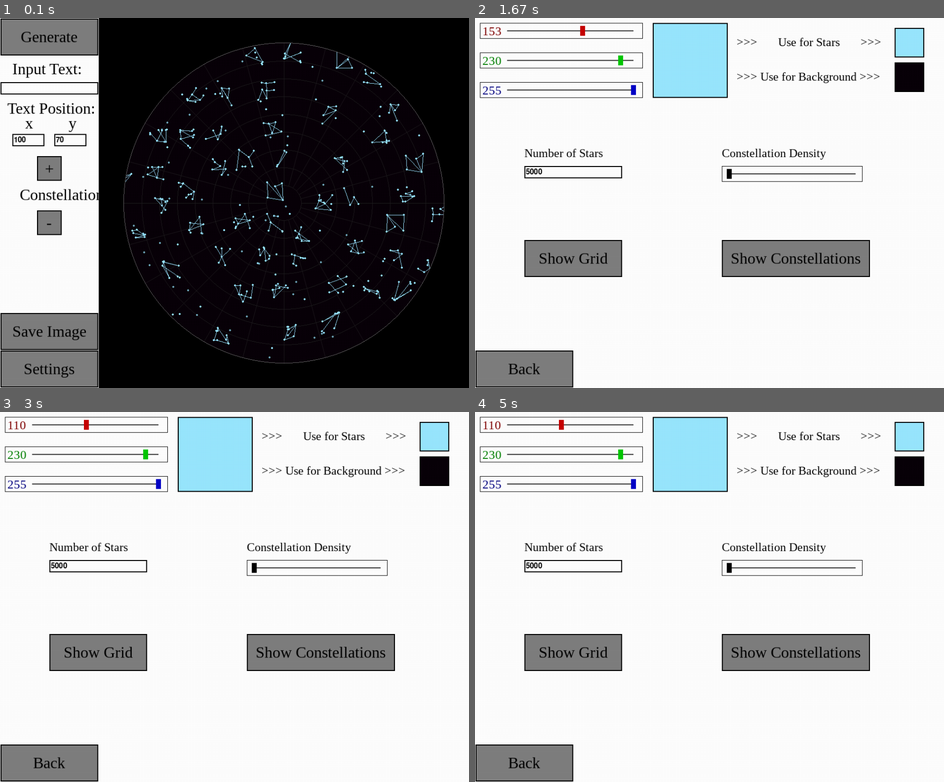
Above: before the commit, frames 1-4 (two rows, left to right).
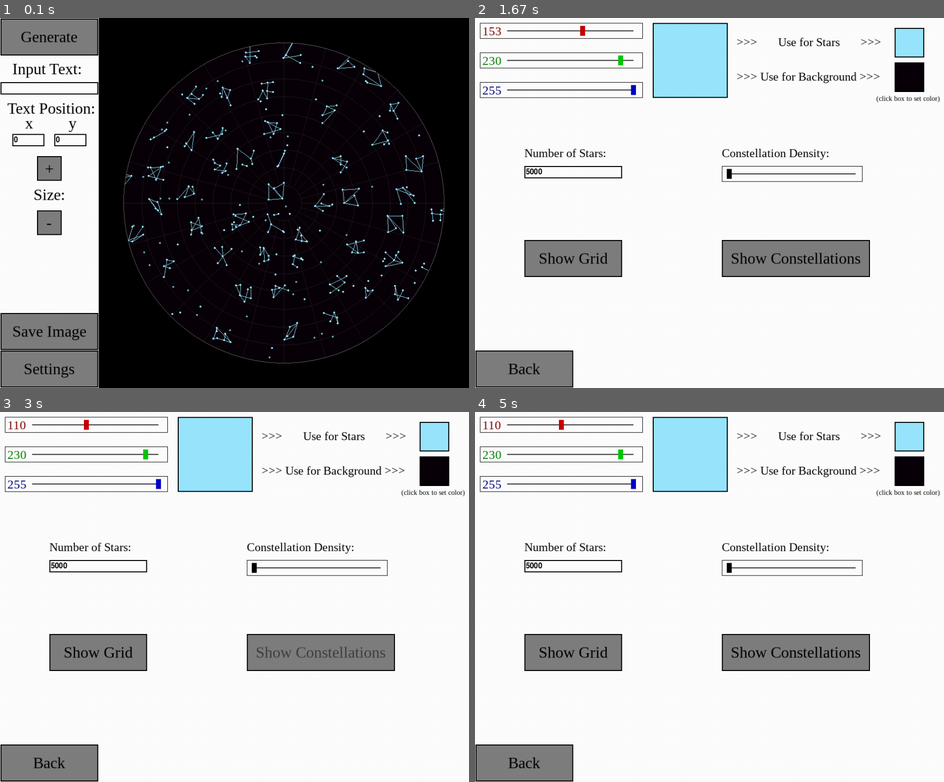
Above: after the commit, the same moments.

Repository: stephenfinch/Star-Map-Generator_v2
Game: pygame game, started from main.py
Same seed, same stepped clock (60 frames per second), same inputs: the game is played once before the commit and once after it.
Inputs (mouse positions are in pixels of both pictures, inside the frame that each line leads up to):
- Up to frame 1 (0.1 s): no input
- Up to frame 2 (1.67 s): click (521, 36) at 0.38 s; click (545, 140) at 0.73 s; click (521, 332) at 1.07 s; click (521, 369) at 1.4 s
- Up to frame 3 (3 s): click (318, 652) at 1.73 s; click (84, 423) at 2.07 s
- Up to frame 4 (5 s): click (690, 452) at 3.07 s; click (793, 652) at 4.73 s

The runs differ from the first frame. In frame 1, 3.0% of the frame differs, in the area x 2-95%, y 6-89%; in frame 2, 0.1%; in frame 3, 0.3%; in frame 4, 0.1%.

Commit message:
Update
center of text constellation now stays with the starfield boundary
random constellation list has been scrubbed of unconnected stars and repeating lines

missed note from last update:
-collision box logic was fixed

Diff:
--- a/backend.py
+++ b/backend.py
@@ -5,6 +5,8 @@
 
 root = tk.Tk()
 root.withdraw()
+root.overrideredirect(True)
+root.geometry('0x0+0+0')
 
 def perform_action(action, settings):
     if action == "reset" or action == "textString":
@@ -45,6 +47,10 @@
             get_input_object("showgrid").display_text_color = (63, 63, 63)
     elif action == "showconstellations":
         settings.show_constellations = not settings.show_constellations
+        if settings.show_constellations:
+            get_input_object("showconstellations").display_text_color = (0, 0, 0)
+        else:
+            get_input_object("showconstellations").display_text_color = (63, 63, 63)
     elif action == "textSizeUp":
         settings.text_size = min((settings.text_size + 5), settings.max_constellation_size)
         perform_action("rewrite", settings)
@@ -70,11 +76,11 @@
         if not strX:
             strX = "0"
         change_textbox("textPosX", str(int(strX)))
-        if abs(int(strX)) > 999:
+        if abs(int(strX)) > 100:
             if int(strX) < 0:
-                strX = "-999"
+                strX = "-100"
             else:
-                strX = "999"
+                strX = "100"
         change_textbox("textPosX", str(int(strX)))
         strY = ""
         posY = query_input("textPosY")
@@ -84,15 +90,17 @@
         if not strY:
             strY = "0"
         change_textbox("textPosY", str(int(strY)))
-        if abs(int(strY)) > 999:
+        if abs(int(strY)) > 100:
             if int(strY) < 0:
-                strY = "-999"
+                strY = "-100"
             else:
-                strY = "999"
+                strY = "100"
         change_textbox("textPosY", str(int(strY)))
         settings.text_location = star_map.coerce_to_center(int(strX),int(strY))
     elif action == "savefile":
         save_file()
+    elif action == "constellation_density":
+        settings.constellation_density = query_input("constellation_density")
 
 def change_textbox(textbox, string):
     textbox = get_input_object(textbox)
@@ -101,6 +109,23 @@
     textbox.text_object.update([])
 
 def save_file():
-    file_path = filedialog.asksaveasfilename(title = "Select file", filetypes = (("jpeg files","*.jpg"),("all files","*.*")))
+    #pygame.display.iconify()
+    '''
+    pygame.display.set_mode((0,0), pygame.NOFRAME, 32)
+    pygame.display.update()
+    root.deiconify()
+    root.lift()
+    root.focus_force()
+    '''
+    file_path = filedialog.asksaveasfilename(parent=root,title = "Select file", filetypes = (("jpeg files","*.jpg"),("all files","*.*")))
+    '''
+    field_x, field_y = 650, 650
+    options_width = 200
+    field_buffer = 50
+    field_inner_buffer = 5
+    screen_x, screen_y = field_x + options_width + 2 * field_buffer, field_y + 2 * field_buffer
+    DISPLAYSURF = pygame.display.set_mode((screen_x, screen_y), 0, 32)
+    pygame.display.update()
+    '''
     if file_path:
         pygame.image.save(STARFIELDSURF, file_path + ".jpg")
--- a/constellation.py
+++ b/constellation.py
@@ -83,13 +83,10 @@
                     intersections = [pt for pt, frac in zip(intersections, fraction_along_segment) if 0 <= frac <= 1]
                     if not len(intersections) == 0:
                         intersections = intersections[0]
-                        print(intersections)
                         if p1 and not p2:
                             pygame.draw.lines(main_surface, settings.star_color, False, (line[0],(int(intersections[0]),int(intersections[1]))), 1)
-                            print("1")
                         else:
                             pygame.draw.lines(main_surface, settings.star_color, False, (line[1],(int(intersections[0]),int(intersections[1]))), 1)
-                            print("2")
 
 
 
--- a/draw.py
+++ b/draw.py
@@ -83,14 +83,15 @@
     Label(text = "Input Text:", font_size = 32, pos = (25, 85)),
     Label(text = "Text Position:", font_size = 32, pos = (15, 165)),
     Label(text = "    x         y", font_size = 32, pos = (19, 195)),
-    Label(text = "Constellation Size:", font_size = 32, pos = (40, 340))
+    Label(text = "Size:", font_size = 32, pos = (68, 340))
 ]
 
 settings_label_list = [
     Label(text = ">>>       Use for Stars       >>>", font_size = 24, pos = (530, 35)),
     Label(text = ">>> Use for Background >>>", font_size = 24, pos = (530, 105)),
-    Label(text = "Number of Stars", font_size = 24, pos = (100, 260)),
-    Label(text = "Constellation Density", font_size = 24, pos = (500, 260))
+    Label(text = "(click box to set color)", font_size = 14, pos = (813, 155)),
+    Label(text = "Number of Stars:", font_size = 24, pos = (100, 260)),
+    Label(text = "Constellation Density:", font_size = 24, pos = (500, 260))
 ]
 
 def define_main_interactions():
--- a/settings.py
+++ b/settings.py
@@ -4,7 +4,7 @@
         #Main display
         self.text_input = '' #"Welcome"             #text box (maybe add numbers later)
         self.text_size = 35                      #slider
-        self.text_location = (100, 70)             #four buttons (arrows -- move the center)
+        self.text_location = (0, 0)             #four buttons (arrows -- move the center)
 
         #Options display
         self.show_constellations = True         #button --> turn on/off constellations
--- a/star_map.py
+++ b/star_map.py
@@ -1,6 +1,6 @@
 from star import Star
 from constellation import Constellation, Random_Constellation
-import random
+import random, math
 
 #create lots of star objects                                ### list_of_stars
 #use those star objets to make constellation objects
@@ -21,11 +21,14 @@
 
 
     def coerce_to_center(self, x, y):
-        newx, newy = x + self.Xcenter, y + self.Ycenter
+        newx, newy = self.Xcenter + int(x / 100 * ((self.field_x / 2) - self.field_inner_buffer)), self.Ycenter - int(y / 100 * ((self.field_y / 2) - self.field_inner_buffer))
         if self.is_in_circle(newx, newy):
             return (x, y)
         else:
-            return (0, 0)
+            angle = math.atan2((newy - self.Ycenter), (newx - self.Xcenter))
+            coercex, coercey = int(100 * math.cos(angle)), -int(100 * math.sin(angle))
+            print(coercex,coercey)
+            return (coercex, coercey)
 
     def no_overlap(self, x, y, settings):
         buffer = 10
@@ -74,8 +77,8 @@
         string_index = 0
         self.letter_spacing = constellation_size // 4
         for char in settings.text_input.upper():
-            centerX = (self.constellation_size + self.letter_spacing) * (string_index - (string_length - 1) / 2) + self.Xcenter + settings.text_location[0]
-            centerY = self.Ycenter - settings.text_location[1]
+            centerX = (self.constellation_size + self.letter_spacing) * (string_index - (string_length - 1) / 2) + int(self.Xcenter + settings.text_location[0] / 100 * ((self.field_x / 2) - self.field_inner_buffer))
+            centerY = self.Ycenter - int(settings.text_location[1] / 100 * ((self.field_y / 2) - self.field_inner_buffer))
             temp_letter_constellation = Constellation(self.constellation_size, (centerX, centerY), settings)
             temp_letter_constellation.grid_points.append(LETTER_CONSTELLATIONS.get(char)[0])
             temp_letter_constellation.grid_lines.append(LETTER_CONSTELLATIONS.get(char)[1])
@@ -138,44 +141,83 @@
         point_pair = output[0][random.randint(0, len(output[0])-1)]
         output[1].append((point, point_pair))
     return output
-
+'''
 OTHER_CONSTELLATIONS = {
     0:([3,5,11,15,21,23],[(11,23),(23,5),(21,3),(3,15)]),
     1:([1,3,4,11,13,14,23,25],[(1,3),(3,4),(3,13),(13,23),(11,13),(23,14),(14,25)]),
     2:([1,5,12,21,25],[(1,5),(1,12),(5,12),(5,21),(5,25),(21,25)]),
     3:([1,3,12,25],[(1,12),(12,3),(3,25)]),
     4:([1,3,5,13,22,24],[(1,13),(3,13),(5,13),(22,13),(24,13)]),
-    5:([[23, 5, 22, 14, 1, 26, 25], [(23, 22), (5, 14), (22, 22), (14, 1), (1, 14), (26, 1), (25, 14)]]),
-    6:([[21, 2, 19, 4, 11, 9], [(21, 9), (2, 9), (19, 19), (4, 2), (11, 2), (9, 11)]]),
-    7:([[1, 25, 19, 11, 7, 20, 7, 3, 20], [(1, 3), (25, 20), (19, 20), (11, 7), (7, 3), (20, 20), (7, 3), (3, 20), (20, 20)]]),
-    8:([[19, 21, 3, 10, 12, 25, 22, 12], [(19, 3), (21, 12), (3, 12), (10, 12), (12, 22), (25, 10), (22, 21), (12, 10)]]),
-    9:([[16, 1, 10, 17, 3, 19], [(16, 17), (1, 10), (10, 17), (17, 19), (3, 17), (19, 3)]]),
-    10:([[22, 17, 25, 26, 24, 9, 14, 26, 14], [(22, 17), (17, 26), (25, 9), (26, 24), (24, 25), (9, 26), (14, 14), (26, 26), (14, 9)]]),
-    11:([[22, 8, 9, 26, 21, 25, 17], [(22, 8), (8, 9), (9, 8), (26, 22), (21, 22), (25, 21), (17, 9)]]),
-    12:([[22, 24, 18, 20, 9, 7, 6], [(22, 20), (24, 9), (18, 7), (20, 24), (9, 18), (7, 7), (6, 7)]]),
-    13:([[12, 12, 9, 12, 1, 14, 20, 12], [(12, 1), (12, 20), (9, 1), (12, 12), (1, 12), (14, 1), (20, 9), (12, 12)]]),
-    14:([[22, 6, 20, 16, 24, 22, 18, 16], [(22, 6), (6, 24), (20, 22), (16, 6), (24, 24), (22, 6), (18, 16), (16, 16)]]),
-    15:([[25, 15, 24, 22, 23], [(25, 15), (15, 22), (24, 15), (22, 25), (23, 24)]]),
-    16:([[12, 21, 19, 22, 13, 25, 20], [(12, 12), (21, 22), (19, 25), (22, 25), (13, 22), (25, 12), (20, 19)]]),
-    17:([[26, 23, 1, 18], [(26, 18), (23, 1), (1, 26), (18, 23)]]),
-    18:([[1, 22, 14, 4, 6, 4, 22, 1, 11], [(1, 4), (22, 14), (14, 14), (4, 1), (6, 14), (4, 14), (22, 14), (1, 1), (11, 4)]]),
-    19:([[23, 20, 12, 21, 1, 13], [(23, 21), (20, 20), (12, 23), (21, 12), (1, 23), (13, 23)]]),
-    20:([[22, 18, 11, 7, 21, 19, 19], [(22, 22), (18, 19), (11, 22), (7, 11), (21, 21), (19, 19), (19, 21)]]),
-    21:([[16, 9, 8, 18, 23, 16, 12, 22], [(16, 16), (9, 18), (8, 22), (18, 23), (23, 23), (16, 16), (12, 12), (22, 16)]]),
-    22:([[21, 1, 8, 4, 7, 3, 13, 12, 22], [(21, 22), (1, 3), (8, 1), (4, 4), (7, 3), (3, 12), (13, 3), (12, 12), (22, 1)]]),
-    23:([[5, 3, 7, 10, 22, 2, 3], [(5, 10), (3, 7), (7, 3), (10, 5), (22, 10), (2, 10), (3, 22)]]),
-    24:([[11, 11, 23, 16, 22, 5], [(11, 16), (11, 5), (23, 11), (16, 11), (22, 11), (5, 16)]]),
-    25:([[12, 6, 21, 13], [(12, 13), (6, 12), (21, 6), (13, 21)]]),
-    26:([[25, 6, 14, 19, 14, 12, 11, 6], [(25, 14), (6, 14), (14, 14), (19, 14), (14, 14), (12, 6), (11, 6), (6, 19)]]),
-    27:([[10, 3, 14, 23, 11, 7, 10], [(10, 7), (3, 10), (14, 7), (23, 10), (11, 7), (7, 14), (10, 10)]]),
-    28:([[24, 19, 19, 21, 10, 13, 13, 11, 1], [(24, 19), (19, 13), (19, 10), (21, 13), (10, 1), (13, 19), (13, 10), (11, 11), (1, 13)]]),
-    29:([[20, 24, 13, 22, 5], [(20, 22), (24, 5), (13, 20), (22, 24), (5, 5)]]),
-    30:([[26, 3, 25, 26, 25, 25, 20, 16], [(26, 20), (3, 25), (25, 20), (26, 26), (25, 16), (25, 25), (20, 3), (16, 25)]]),
-    31:([[4, 14, 3, 25, 17, 3, 12, 18, 3], [(4, 14), (14, 3), (3, 14), (25, 25), (17, 18), (3, 12), (12, 17), (18, 3), (3, 14)]]),
-    32:([[25, 4, 15, 14, 16], [(25, 16), (4, 16), (15, 25), (14, 16), (16, 14)]]),
-    33:([[19, 5, 13, 14, 21, 5, 2], [(19, 5), (5, 5), (13, 14), (14, 5), (21, 13), (5, 5), (2, 21)]]),
-    34:([[26, 2, 13, 15, 15, 19, 10], [(26, 19), (2, 10), (13, 10), (15, 13), (15, 15), (19, 26), (10, 13)]]),
-    35:([[13, 24, 15, 17, 20, 4], [(13, 15), (24, 4), (15, 13), (17, 17), (20, 17), (4, 15)]]),
-    36:([[25, 26, 1, 1, 23, 18, 15], [(25, 23), (26, 26), (1, 15), (1, 23), (23, 15), (18, 18), (15, 25)]])
+    5:([23, 5, 22, 14, 1, 26, 25], [(23, 22), (5, 14), (22, 22), (14, 1), (1, 14), (26, 1), (25, 14)]),
+    6:([21, 2, 19, 4, 11, 9], [(21, 9), (2, 9), (19, 19), (4, 2), (11, 2), (9, 11)]),
+    7:([1, 25, 19, 11, 7, 20, 7, 3, 20], [(1, 3), (25, 20), (19, 20), (11, 7), (7, 3), (20, 20), (7, 3), (3, 20), (20, 20)]),
+    8:([19, 21, 3, 10, 12, 25, 22, 12], [(19, 3), (21, 12), (3, 12), (10, 12), (12, 22), (25, 10), (22, 21), (12, 10)]),
+    9:([16, 1, 10, 17, 3, 19], [(16, 17), (1, 10), (10, 17), (17, 19), (3, 17), (19, 3)]),
+    10:([22, 17, 25, 26, 24, 9, 14, 26, 14], [(22, 17), (17, 26), (25, 9), (26, 24), (24, 25), (9, 26), (14, 14), (26, 26), (14, 9)]]),
+    11:([22, 8, 9, 26, 21, 25, 17], [(22, 8), (8, 9), (9, 8), (26, 22), (21, 22), (25, 21), (17, 9)]),
+    12:([22, 24, 18, 20, 9, 7, 6], [(22, 20), (24, 9), (18, 7), (20, 24), (9, 18), (7, 7), (6, 7)]),
+    13:([12, 12, 9, 12, 1, 14, 20, 12], [(12, 1), (12, 20), (9, 1), (12, 12), (1, 12), (14, 1), (20, 9), (12, 12)]),
+    14:([22, 6, 20, 16, 24, 22, 18, 16], [(22, 6), (6, 24), (20, 22), (16, 6), (24, 24), (22, 6), (18, 16), (16, 16)]),
+    15:([25, 15, 24, 22, 23], [(25, 15), (15, 22), (24, 15), (22, 25), (23, 24)]),
+    16:([12, 21, 19, 22, 13, 25, 20], [(12, 12), (21, 22), (19, 25), (22, 25), (13, 22), (25, 12), (20, 19)]),
+    17:([26, 23, 1, 18], [(26, 18), (23, 1), (1, 26), (18, 23)]),
+    18:([1, 22, 14, 4, 6, 4, 22, 1, 11], [(1, 4), (22, 14), (14, 14), (4, 1), (6, 14), (4, 14), (22, 14), (1, 1), (11, 4)]),
+    19:([23, 20, 12, 21, 1, 13], [(23, 21), (20, 20), (12, 23), (21, 12), (1, 23), (13, 23)]),
+    20:([22, 18, 11, 7, 21, 19, 19], [(22, 22), (18, 19), (11, 22), (7, 11), (21, 21), (19, 19), (19, 21)]),
+    21:([16, 9, 8, 18, 23, 16, 12, 22], [(16, 16), (9, 18), (8, 22), (18, 23), (23, 23), (16, 16), (12, 12), (22, 16)]),
+    22:([21, 1, 8, 4, 7, 3, 13, 12, 22], [(21, 22), (1, 3), (8, 1), (4, 4), (7, 3), (3, 12), (13, 3), (12, 12), (22, 1)]),
+    23:([5, 3, 7, 10, 22, 2, 3], [(5, 10), (3, 7), (7, 3), (10, 5), (22, 10), (2, 10), (3, 22)]),
+    24:([11, 11, 23, 16, 22, 5], [(11, 16), (11, 5), (23, 11), (16, 11), (22, 11), (5, 16)]),
+    25:([12, 6, 21, 13], [(12, 13), (6, 12), (21, 6), (13, 21)]),
+    26:([25, 6, 14, 19, 14, 12, 11, 6], [(25, 14), (6, 14), (14, 14), (19, 14), (14, 14), (12, 6), (11, 6), (6, 19)]),
+    27:([10, 3, 14, 23, 11, 7, 10], [(10, 7), (3, 10), (14, 7), (23, 10), (11, 7), (7, 14), (10, 10)]),
+    28:([24, 19, 19, 21, 10, 13, 13, 11, 1], [(24, 19), (19, 13), (19, 10), (21, 13), (10, 1), (13, 19), (13, 10), (11, 11), (1, 13)]),
+    29:([20, 24, 13, 22, 5], [(20, 22), (24, 5), (13, 20), (22, 24), (5, 5)]),
+    30:([26, 3, 25, 26, 25, 25, 20, 16], [(26, 20), (3, 25), (25, 20), (26, 26), (25, 16), (25, 25), (20, 3), (16, 25)]),
+    31:([4, 14, 3, 25, 17, 3, 12, 18, 3], [(4, 14), (14, 3), (3, 14), (25, 25), (17, 18), (3, 12), (12, 17), (18, 3), (3, 14)]),
+    32:([25, 4, 15, 14, 16], [(25, 16), (4, 16), (15, 25), (14, 16), (16, 14)]),
+    33:([19, 5, 13, 14, 21, 5, 2], [(19, 5), (5, 5), (13, 14), (14, 5), (21, 13), (5, 5), (2, 21)]),
+    34:([26, 2, 13, 15, 15, 19, 10], [(26, 19), (2, 10), (13, 10), (15, 13), (15, 15), (19, 26), (10, 13)]),
+    35:([13, 24, 15, 17, 20, 4], [(13, 15), (24, 4), (15, 13), (17, 17), (20, 17), (4, 15)]),
+    36:([25, 26, 1, 1, 23, 18, 15], [(25, 23), (26, 26), (1, 15), (1, 23), (23, 15), (18, 18), (15, 25)])
 
 }
+'''
+OTHER_CONSTELLATIONS = {
+    0: ([3, 5, 11, 15, 21, 23], [(3, 15), (3, 21), (5, 23), (11, 23)]),
+    1: ([1, 3, 4, 11, 13, 14, 23, 25], [(1, 3), (3, 4), (3, 13), (11, 13), (13, 23), (14, 23), (14, 25)]),
+    2: ([1, 5, 12, 21, 25], [(1, 5), (1, 12), (5, 12), (5, 21), (5, 25), (21, 25)]),
+    3: ([1, 3, 12, 25], [(1, 12), (3, 12), (3, 25)]),
+    4: ([1, 3, 5, 13, 22, 24], [(1, 13), (3, 13), (5, 13), (13, 22), (13, 24)]),
+    5: ([1, 5, 14, 22, 23, 25, 26], [(1, 14), (1, 26), (5, 14), (14, 25), (22, 23)]),
+    6: ([2, 4, 9, 11, 21], [(2, 4), (2, 9), (2, 11), (9, 11), (9, 21)]),
+    7: ([1, 3, 7, 11, 19, 20, 25], [(1, 3), (3, 7), (3, 20), (7, 11), (19, 20), (20, 25)]),
+    8: ([3, 10, 12, 19, 21, 22, 25], [(3, 12), (3, 19), (10, 12), (10, 25), (12, 21), (12, 22), (21, 22)]),
+    9: ([1, 3, 10, 16, 17, 19], [(1, 10), (3, 17), (3, 19), (10, 17), (16, 17), (17, 19)]),
+    10: ([9, 14, 17, 22, 24, 25, 26], [(9, 14), (9, 25), (9, 26), (17, 22), (17, 26), (24, 25), (24, 26)]),
+    11: ([8, 9, 17, 21, 22, 25, 26], [(8, 9), (8, 22), (9, 17), (21, 22), (21, 25), (22, 26)]),
+    12: ([6, 7, 9, 18, 20, 22, 24], [(6, 7), (7, 18), (9, 18), (9, 24), (20, 22), (20, 24)]),
+    13: ([1, 9, 12, 14, 20], [(1, 9), (1, 12), (1, 14), (9, 20), (12, 20)]),
+    14: ([6, 16, 18, 20, 22, 24], [(6, 16), (6, 22), (6, 24), (16, 18), (20, 22)]),
+    15: ([15, 22, 23, 24, 25], [(15, 22), (15, 24), (15, 25), (22, 25), (23, 24)]),
+    16: ([12, 13, 19, 20, 21, 22, 25], [(12, 25), (13, 22), (19, 20), (19, 25), (21, 22), (22, 25)]),
+    17: ([1, 26, 18, 23], [(1, 23), (1, 26), (18, 23), (18, 26)]),
+    18: ([1, 4, 6, 11, 14, 22], [(1, 4), (4, 11), (4, 14), (6, 14), (14, 22)]),
+    19: ([1, 12, 13, 21, 23], [(1, 23), (12, 21), (12, 23), (13, 23), (21, 23)]),
+    20: ([7, 11, 18, 19, 21, 22], [(7, 11), (11, 22), (18, 19), (19, 21)]),
+    21: ([8, 9, 16, 18, 22, 23], [(8, 22), (9, 18), (16, 22), (18, 23)]),
+    22: ([1, 3, 7, 8, 12, 13, 21, 22], [(1, 3), (1, 8), (1, 22), (3, 7), (3, 12), (3, 13), (21, 22)]),
+    23: ([2, 3, 5, 7, 10, 22], [(2, 10), (3, 7), (3, 22), (5, 10), (10, 22)]),
+    24: ([5, 11, 16, 22, 23], [(5, 11), (5, 16), (11, 16), (11, 22), (11, 23)]),
+    25: ([13, 12, 21, 6], [(6, 12), (6, 21), (12, 13), (13, 21)]),
+    26: ([6, 11, 12, 14, 19, 25], [(6, 11), (6, 12), (6, 14), (6, 19), (14, 19), (14, 25)]),
+    27: ([3, 7, 10, 11, 14, 23], [(3, 10), (7, 10), (7, 11), (7, 14), (10, 23)]),
+    28: ([1, 10, 13, 19, 21, 24], [(1, 10), (1, 13), (10, 13), (10, 19), (13, 19), (13, 21), (19, 24)]),
+    29: ([5, 13, 20, 22, 24], [(5, 24), (13, 20), (20, 22), (22, 24)]),
+    30: ([3, 16, 20, 25, 26], [(3, 20), (3, 25), (16, 25), (20, 25), (20, 26)]),
+    31: ([3, 4, 12, 14, 17, 18], [(3, 12), (3, 14), (3, 18), (4, 14), (12, 17), (17, 18)]),
+    32: ([4, 14, 15, 16, 25], [(4, 16), (14, 16), (15, 25), (16, 25)]),
+    33: ([2, 5, 13, 14, 19, 21], [(2, 21), (5, 14), (5, 19), (13, 14), (13, 21)]),
+    34: ([2, 10, 13, 15, 19, 26], [(2, 10), (10, 13), (13, 15), (19, 26)]),
+    35: ([4, 13, 15, 17, 20, 24], [(4, 15), (4, 24), (13, 15), (17, 20)])
+    }
